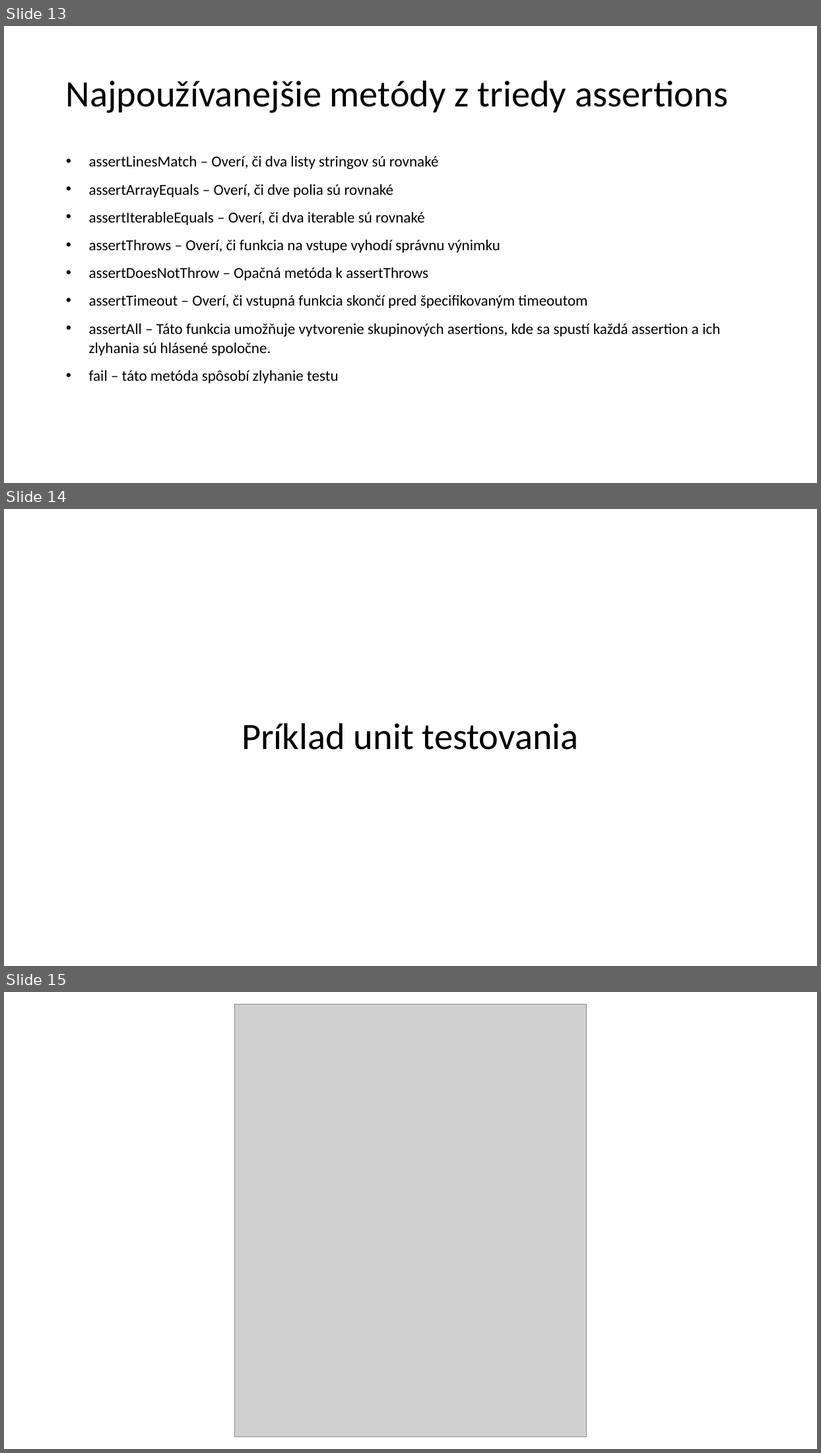
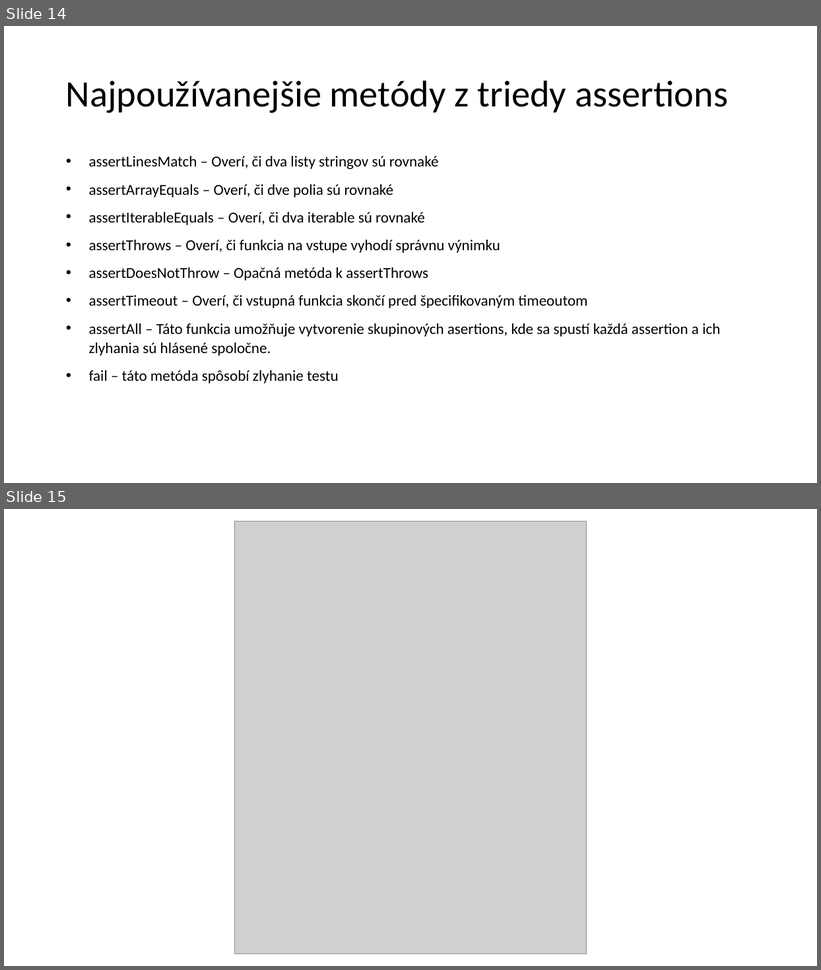
Before and after one commit to j-puszter/testovanie, a slide deck: unit testy.pptx. Shown one above the other, each under a label of ours: slides 13, 14 and 15 before the commit, slides 14 and 15 after it. The pictures are 821x1453 and 821x970 pixels, drawn with LibreOffice and Linux fonts; fonts in the diff are those of the drawing; grey boxes stand for pictures. Boxes give left, top, right and bottom in pixels: in the first picture for what was removed or moved away, otherwise in the second. Text is boxed around its words. In the diff, an @@ line names an element or a change of style, - is before the commit and + after.

Commit message:
mensia uprava do unit testov prezentacie

```diff
--- a/unit testy.pptx
+++ b/unit testy.pptx
@@ slide 14 removed at box(4, 509, 817, 966), background #FFFFFF @@
@@ title removed at box(242, 723, 579, 750) @@
-Príklad unit testovania
@@ what was slide 13 is now slide 14 @@
```
Also in this commit, not shown: 1 slide added.
